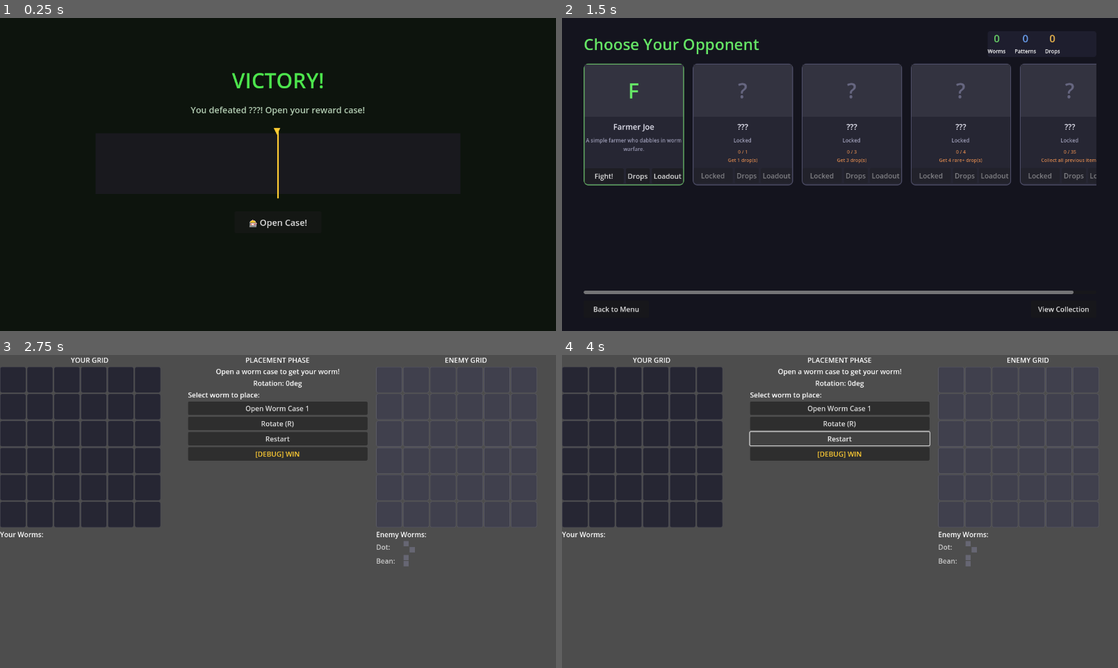
Above: before the commit, frames 1-4 (two rows, left to right).
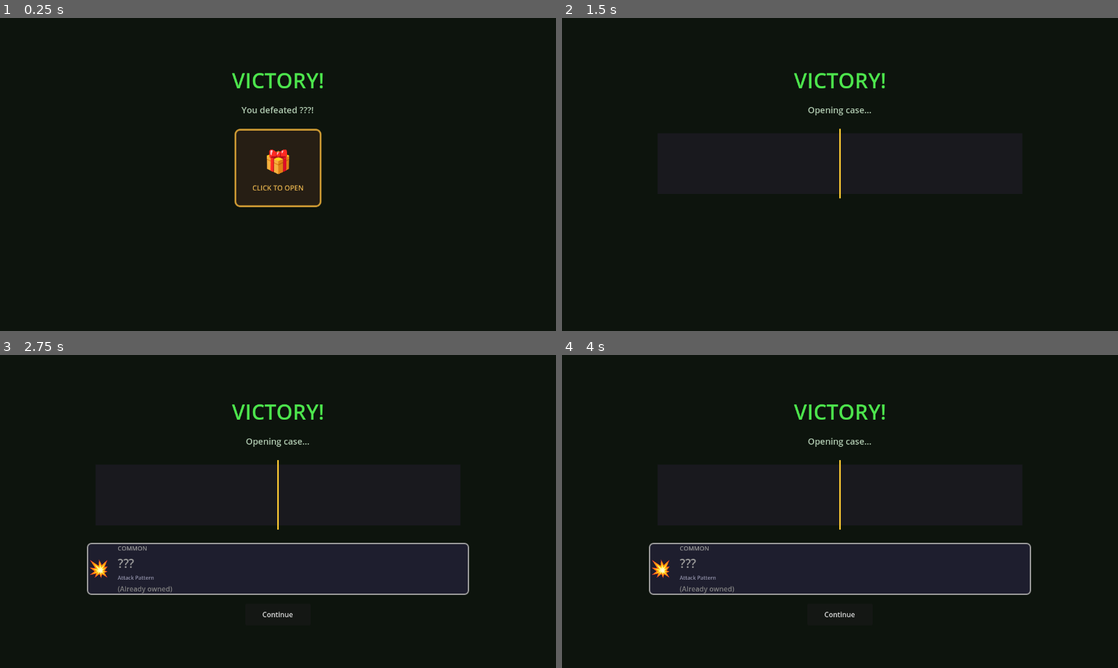
Above: after the commit, the same moments.

Repository: gdg-gdg/goldworm
Game: Godot game, scene res://VictoryScreen.tscn
The game is run twice, just before and just after one commit, with the same random seed, the same clock (stepped at 60 frames per second) and the same inputs. This scene is started directly instead of the project's main scene.
Inputs (mouse positions are in pixels of both pictures, inside the frame that each line leads up to; where the layout moved, square brackets give the same spot in the first picture):
- Up to frame 1 (0.25 s): no input
- Up to frame 2 (1.5 s): click (840, 168) [840, 221] at 0.5 s; click (840, 277) at 1.25 s, where only the run before the commit has a clickable "Continue"
- Up to frame 3 (2.75 s): click (44, 511) at 2 s, where only the run before the commit has a clickable "Fight!"
- Up to frame 4 (4 s): click (840, 439) at 2.75 s, where only the run before the commit has a clickable "Restart"; click (840, 439) at 3.5 s, where only the run before the commit has a clickable "Restart"

The runs differ from the first frame. In frame 1, 1.9% of the frame differs, in the area x 34-66%, y 28-68%; in frame 2, 28%; in frame 3, 98%; in frame 4, 98%, in the area x 0-100%, y 0-100%.
Error before the commit: Modulo by zero error in operator '%'. (res://VictoryScreen.gd:178)
Error after the commit: Modulo by zero error in operator '%'. (res://VictoryScreen.gd:360)

Commit message:
Clean up case opening UI and add clickable loot box
- Remove diamond marker shapes from case opening, keep simple line
- Add MarginContainer wrapper for consistent fight screen padding
- Victory screen: show clickable loot box instead of items initially
- Add dramatic shake/flash animation when opening loot box
- Case area only appears after clicking the loot box

Diff:
--- a/Main.gd
+++ b/Main.gd
@@ -103,8 +103,8 @@
 	_update_ui()
 
 func _balance_side_panels() -> void:
-	var left := get_node_or_null("MainHBox/LeftPanel")
-	var right := get_node_or_null("MainHBox/RightPanel")
+	var left := get_node_or_null("RootMargin/MainHBox/LeftPanel")
+	var right := get_node_or_null("RootMargin/MainHBox/RightPanel")
 	if left == null or right == null:
 		return
 
@@ -113,12 +113,23 @@
 	right.custom_minimum_size.x = w
 
 func _build_ui() -> void:
-	# Main container
+	# Root MarginContainer for consistent padding at any resolution
+	var margin := MarginContainer.new()
+	margin.name = "RootMargin"
+	margin.set_anchors_preset(Control.PRESET_FULL_RECT)
+	margin.add_theme_constant_override("margin_left", 24)
+	margin.add_theme_constant_override("margin_right", 24)
+	margin.add_theme_constant_override("margin_top", 16)
+	margin.add_theme_constant_override("margin_bottom", 16)
+	add_child(margin)
+
+	# Main container inside the margin
 	var main_hbox := HBoxContainer.new()
 	main_hbox.name = "MainHBox"
-	main_hbox.set_anchors_preset(Control.PRESET_FULL_RECT)
+	main_hbox.size_flags_horizontal = Control.SIZE_EXPAND_FILL
+	main_hbox.size_flags_vertical = Control.SIZE_EXPAND_FILL
 	main_hbox.add_theme_constant_override("separation", 20)
-	add_child(main_hbox)
+	margin.add_child(main_hbox)
 
 	# Left panel (player info + grid)
 	var left_panel := VBoxContainer.new()
@@ -142,7 +153,8 @@
 
 	# Center panel (controls + status)
 	var center_panel := VBoxContainer.new()
-	center_panel.size_flags_horizontal = Control.SIZE_EXPAND_FILL
+	center_panel.size_flags_horizontal = Control.SIZE_SHRINK_CENTER
+
 	center_panel.custom_minimum_size.x = 200
 	main_hbox.add_child(center_panel)
 
@@ -306,22 +318,6 @@
 	case_marker.offset_top = -60
 	case_marker.offset_bottom = 60
 	strip_area.add_child(case_marker)
-
-	# Top marker triangle
-	var marker_top := ColorRect.new()
-	marker_top.custom_minimum_size = Vector2(20, 20)
-	marker_top.color = Color(1, 0.8, 0.2)
-	marker_top.rotation = PI / 4
-	marker_top.position = Vector2(-10, -15)
-	case_marker.add_child(marker_top)
-
-	# Bottom marker triangle
-	var marker_bot := ColorRect.new()
-	marker_bot.custom_minimum_size = Vector2(20, 20)
-	marker_bot.color = Color(1, 0.8, 0.2)
-	marker_bot.rotation = PI / 4
-	marker_bot.position = Vector2(-10, 115)
-	case_marker.add_child(marker_bot)
 
 	# Build pool selection overlay
 	_build_pool_overlay()
--- a/VictoryScreen.gd
+++ b/VictoryScreen.gd
@@ -29,7 +29,9 @@
 var pointer: ColorRect
 var result_panel: PanelContainer
 var continue_btn: Button
-var open_btn: Button
+var loot_box_btn: Button
+var case_area: Control
+var defeated_label: Label
 
 func _ready() -> void:
 	npc_id = GameState.current_npc_id
@@ -64,17 +66,62 @@
 
 	# Defeated NPC name
 	var npc: Dictionary = NPCDefs.NPCS.get(npc_id, {})
-	var defeated_label := Label.new()
-	defeated_label.text = "You defeated %s! Open your reward case!" % npc.get("name", "???")
+	defeated_label = Label.new()
+	defeated_label.text = "You defeated %s!" % npc.get("name", "???")
 	defeated_label.horizontal_alignment = HORIZONTAL_ALIGNMENT_CENTER
 	defeated_label.add_theme_font_size_override("font_size", 20)
 	defeated_label.add_theme_color_override("font_color", Color(0.7, 0.8, 0.7))
 	main_vbox.add_child(defeated_label)
 
-	# Case opening area - using anchors for centering
-	var case_area := Control.new()
+	# Loot box button (shown initially, hidden after click)
+	var loot_box_container := CenterContainer.new()
+	loot_box_container.custom_minimum_size = Vector2(0, 200)
+	main_vbox.add_child(loot_box_container)
+
+	loot_box_btn = Button.new()
+	loot_box_btn.custom_minimum_size = Vector2(200, 180)
+	loot_box_btn.flat = true
+	loot_box_btn.pressed.connect(_on_open_case)
+	loot_box_container.add_child(loot_box_btn)
+
+	# Loot box visual
+	var box_panel := PanelContainer.new()
+	box_panel.set_anchors_preset(Control.PRESET_FULL_RECT)
+	box_panel.mouse_filter = Control.MOUSE_FILTER_IGNORE
+	loot_box_btn.add_child(box_panel)
+
+	var box_style := StyleBoxFlat.new()
+	box_style.bg_color = Color(0.15, 0.12, 0.08)
+	box_style.set_corner_radius_all(12)
+	box_style.border_color = Color(0.8, 0.6, 0.2)
+	box_style.set_border_width_all(4)
+	box_panel.add_theme_stylebox_override("panel", box_style)
+
+	var box_vbox := VBoxContainer.new()
+	box_vbox.alignment = BoxContainer.ALIGNMENT_CENTER
+	box_vbox.mouse_filter = Control.MOUSE_FILTER_IGNORE
+	box_panel.add_child(box_vbox)
+
+	var box_icon := Label.new()
+	box_icon.text = "🎁"
+	box_icon.horizontal_alignment = HORIZONTAL_ALIGNMENT_CENTER
+	box_icon.add_theme_font_size_override("font_size", 64)
+	box_icon.mouse_filter = Control.MOUSE_FILTER_IGNORE
+	box_vbox.add_child(box_icon)
+
+	var box_label := Label.new()
+	box_label.text = "CLICK TO OPEN"
+	box_label.horizontal_alignment = HORIZONTAL_ALIGNMENT_CENTER
+	box_label.add_theme_font_size_override("font_size", 16)
+	box_label.add_theme_color_override("font_color", Color(0.9, 0.7, 0.3))
+	box_label.mouse_filter = Control.MOUSE_FILTER_IGNORE
+	box_vbox.add_child(box_label)
+
+	# Case opening area (hidden initially) - using anchors for centering
+	case_area = Control.new()
 	case_area.custom_minimum_size = Vector2(ITEM_WIDTH * VISIBLE_ITEMS + 40, 180)
 	case_area.size_flags_horizontal = Control.SIZE_SHRINK_CENTER
+	case_area.visible = false
 	main_vbox.add_child(case_area)
 
 	# Strip container with clipping - centered with anchors
@@ -110,7 +157,7 @@
 	strip.add_theme_constant_override("separation", 0)
 	strip_container.add_child(strip)
 
-	# Center pointer/marker - anchored to center of case_area
+	# Center pointer/marker (simple line)
 	pointer = ColorRect.new()
 	pointer.color = Color(1.0, 0.8, 0.2)
 	pointer.custom_minimum_size = Vector2(4, ITEM_HEIGHT + 20)
@@ -122,18 +169,6 @@
 	pointer.offset_bottom = 10 + ITEM_HEIGHT + 20
 	case_area.add_child(pointer)
 
-	# Pointer arrow top - anchored to center
-	var arrow_top := Label.new()
-	arrow_top.text = "▼"
-	arrow_top.anchor_left = 0.5
-	arrow_top.anchor_right = 0.5
-	arrow_top.offset_left = -10
-	arrow_top.offset_right = 10
-	arrow_top.offset_top = 0
-	arrow_top.add_theme_font_size_override("font_size", 20)
-	arrow_top.add_theme_color_override("font_color", Color(1.0, 0.8, 0.2))
-	case_area.add_child(arrow_top)
-
 	# Result panel (hidden until reveal)
 	result_panel = PanelContainer.new()
 	result_panel.custom_minimum_size = Vector2(400, 120)
@@ -146,18 +181,11 @@
 	result_style.set_border_width_all(3)
 	result_panel.add_theme_stylebox_override("panel", result_style)
 
-	# Buttons
+	# Continue button (hidden until case opened)
 	var btn_hbox := HBoxContainer.new()
 	btn_hbox.alignment = BoxContainer.ALIGNMENT_CENTER
 	btn_hbox.add_theme_constant_override("separation", 20)
 	main_vbox.add_child(btn_hbox)
-
-	open_btn = Button.new()
-	open_btn.text = "🎰 Open Case!"
-	open_btn.custom_minimum_size = Vector2(200, 50)
-	open_btn.add_theme_font_size_override("font_size", 20)
-	open_btn.pressed.connect(_on_open_case)
-	btn_hbox.add_child(open_btn)
 
 	continue_btn = Button.new()
 	continue_btn.text = "Continue"
@@ -165,19 +193,6 @@
 	continue_btn.pressed.connect(_on_continue)
 	continue_btn.visible = false
 	btn_hbox.add_child(continue_btn)
-
-	# Pre-populate strip with items for preview
-	_populate_strip_preview()
-
-func _populate_strip_preview() -> void:
-	# Show a static preview of items
-	for child in strip.get_children():
-		child.queue_free()
-
-	for i in range(VISIBLE_ITEMS):
-		var item: Dictionary = loot_pool[randi() % loot_pool.size()]
-		var item_panel := _create_item_panel(item)
-		strip.add_child(item_panel)
 
 func _create_item_panel(item: Dictionary) -> PanelContainer:
 	var panel := PanelContainer.new()
@@ -271,12 +286,22 @@
 		return
 
 	case_opened = true
-	open_btn.disabled = true
-	open_btn.text = "Opening..."
+	loot_box_btn.disabled = true
 
 	# Roll for loot first
 	loot_item = NPCDefs.roll_loot(npc_id)
 
+	# Dramatic box opening effect
+	await _play_box_open_animation()
+
+	# Hide loot box, show case area
+	loot_box_btn.get_parent().visible = false
+	case_area.visible = true
+	defeated_label.text = "Opening case..."
+
+	# Wait a moment for dramatic effect
+	await get_tree().create_timer(0.3).timeout
+
 	# Play the spinning animation
 	await _play_spin_animation()
 
@@ -289,8 +314,35 @@
 	# Record NPC defeat
 	SaveManager.record_npc_defeat(npc_id)
 
-	open_btn.visible = false
 	continue_btn.visible = true
+
+func _play_box_open_animation() -> void:
+	# Shake and flash the box before opening
+	var original_pos := loot_box_btn.position
+	var box_panel: PanelContainer = loot_box_btn.get_child(0)
+	var box_style: StyleBoxFlat = box_panel.get_theme_stylebox("panel")
+
+	# Shake effect
+	for i in range(10):
+		loot_box_btn.position.x = original_pos.x + randf_range(-8, 8)
+		loot_box_btn.position.y = original_pos.y + randf_range(-4, 4)
+
+		# Flash border color
+		var flash_style := box_style.duplicate()
+		flash_style.border_color = Color(1, 1, 1) if i % 2 == 0 else Color(0.8, 0.6, 0.2)
+		box_panel.add_theme_stylebox_override("panel", flash_style)
+
+		await get_tree().create_timer(0.05).timeout
+
+	loot_box_btn.position = original_pos
+
+	# Final bright flash
+	var flash_style := box_style.duplicate()
+	flash_style.bg_color = Color(1, 0.9, 0.7)
+	flash_style.border_color = Color(1, 1, 1)
+	box_panel.add_theme_stylebox_override("panel", flash_style)
+
+	await get_tree().create_timer(0.15).timeout
 
 func _play_spin_animation() -> void:
 	# Clear and rebuild strip with many items
